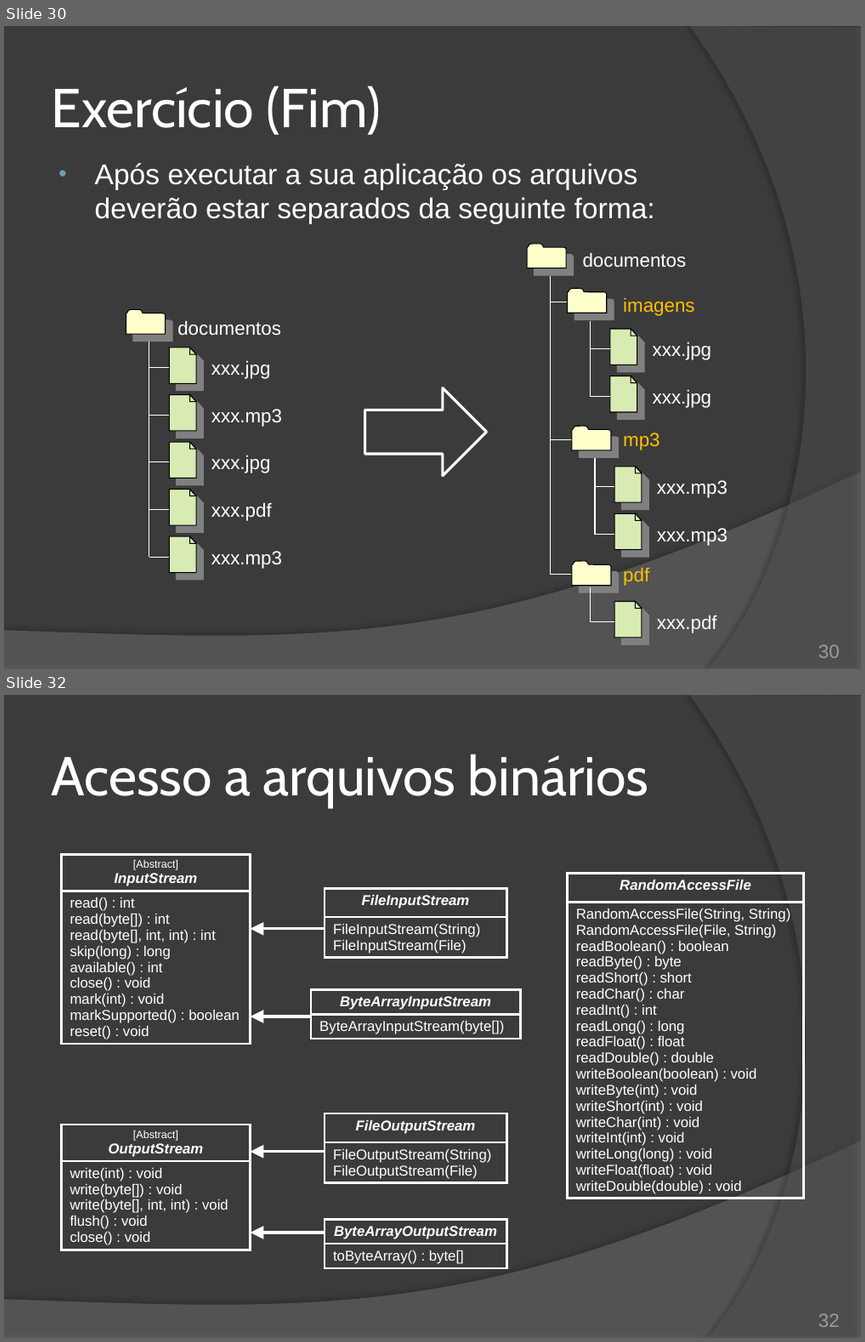
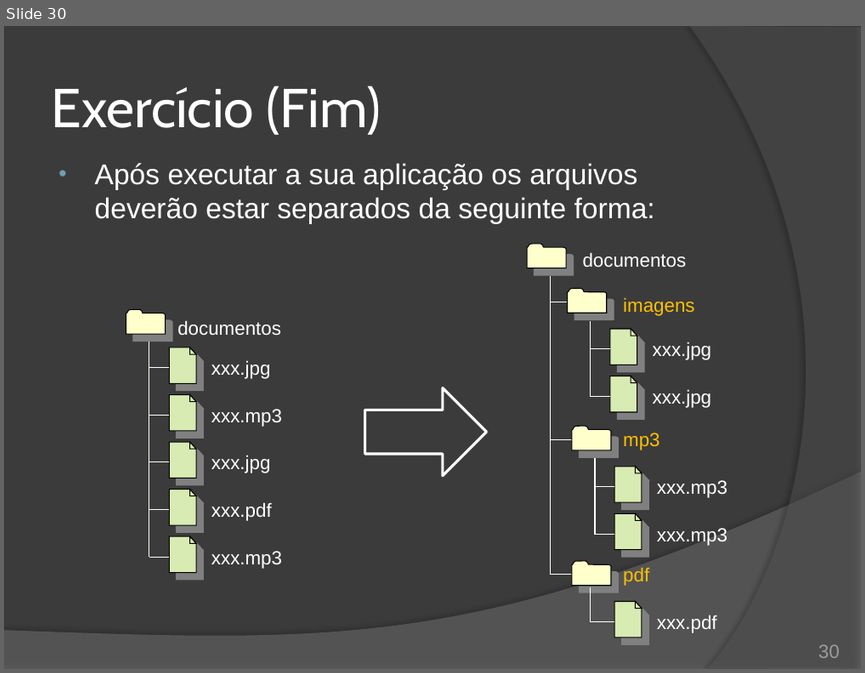
Before and after one commit to duchesqui/slzvieira-training, a slide deck: 2-Java-Programmer-Modulo-II/16.Capitulo10.pptx. Shown one above the other, each under a label of ours: slides 30 and 32 before the commit, slide 30 after it; the slides between them are not shown. The pictures are 865x1342 and 865x673 pixels, drawn with LibreOffice and Linux fonts; fonts in the diff are those of the drawing. Boxes give left, top, right and bottom in pixels: in the first picture for what was removed or moved away, otherwise in the second. Text is boxed around its words. In the diff, an @@ line names an element or a change of style, - is before the commit and + after.

```diff
--- a/2-Java-Programmer-Modulo-II/16.Capitulo10.pptx
+++ b/2-Java-Programmer-Modulo-II/16.Capitulo10.pptx
@@ slide 32 removed at (x1=4, y1=695, x2=861, y2=1338), background #3B3B3B; not listed: 2 template elements that a slide beside it also shows @@
@@ title removed at (x1=51, y1=754, x2=649, y2=808) @@
-Acesso a arquivos binários
@@ table removed at (x1=62, y1=854, x2=250, y2=1055), 2 rows, 1 columns @@
-[Abstract] / InputStream
-read() : int / read(byte[]) : int / read(byte[], int, int) : int / skip(long) : long / available() : int / close() : void / mark(int) : void / markSupported() : boolean / reset() : void
@@ table removed at (x1=324, y1=888, x2=507, y2=959), 2 rows, 1 columns @@
-FileInputStream
-FileInputStream(String) / FileInputStream(File)
@@ table removed at (x1=567, y1=873, x2=803, y2=1219), 2 rows, 1 columns @@
-RandomAccessFile
-RandomAccessFile(String, String) / RandomAccessFile(File, String) / readBoolean() : boolean / readByte() : byte / readShort() : short / readChar() : char / readInt() : int / readLong() : long / readFloat() : float / readDouble() : double / writeBoolean(boolean) : void / writeByte(int) : void / writeShort(int) : void / writeChar(int) : void / writeInt(int) : void / writeLong(long) : void / writeFloat(float) : void / writeDouble(double) : void
@@ arrow removed from (324, 929) to (250, 929) @@
@@ table removed at (x1=311, y1=990, x2=520, y2=1041), 2 rows, 1 columns @@
-ByteArrayInputStream
-ByteArrayInputStream(byte[])
@@ arrow removed from (311, 1016) to (250, 1016) @@
@@ table removed at (x1=62, y1=1124, x2=250, y2=1257), 2 rows, 1 columns @@
-[Abstract] / OutputStream
-write(int) : void / write(byte[]) : void / write(byte[], int, int) : void / flush() : void / close() : void
@@ table removed at (x1=324, y1=1113, x2=507, y2=1185), 2 rows, 1 columns @@
-FileOutputStream
-FileOutputStream(String) / FileOutputStream(File)
@@ arrow removed from (324, 1151) to (250, 1151) @@
@@ table removed at (x1=324, y1=1219, x2=507, y2=1270), 2 rows, 1 columns @@
-ByteArrayOutputStream
-toByteArray() : byte[]
@@ arrow removed from (324, 1232) to (250, 1232) @@
@@ page number removed at (x1=818, y1=1313, x2=840, y2=1327) @@
-32
```
Also in this commit, not shown: 4 slides changed, 59 other slides removed, 4 other files.
